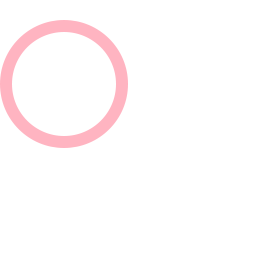
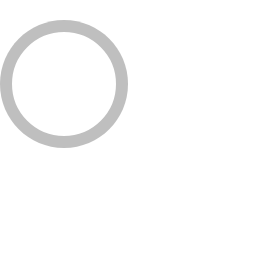
Before/after of a 256x256 layered artwork. What changed in the layer stack:
painted on "Ellipse" over [0, 20, 128, 148]
